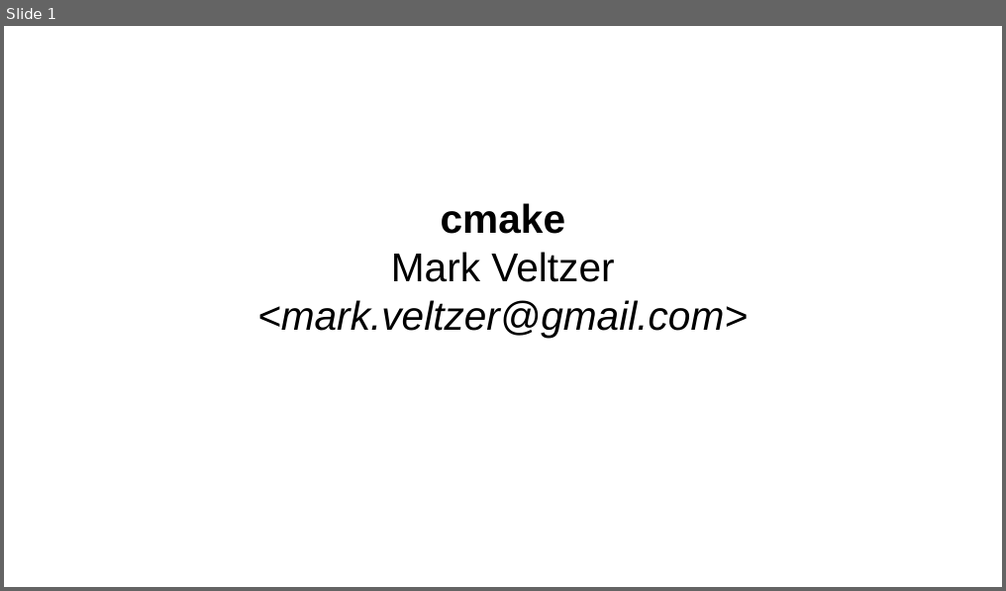
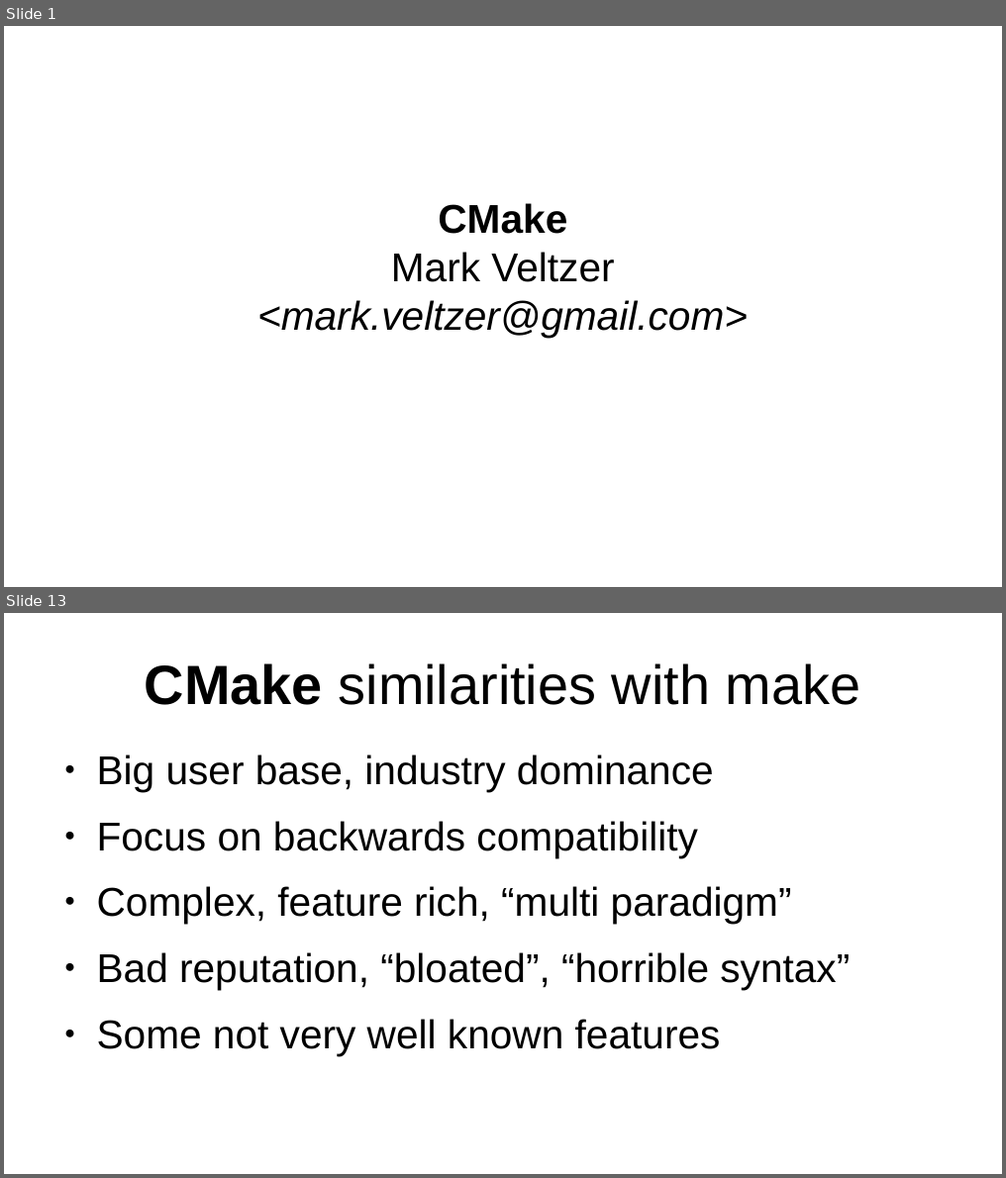
Before and after one commit to veltzer/teaching-slides, a slide deck: odp/cmake/cmake.odp. Shown one above the other, each under a label of ours: slide 1 before the commit, slides 1 and 13 after it; the slides between them are not shown. The pictures are 1006x591 and 1006x1178 pixels, drawn with LibreOffice and Linux fonts; fonts in the diff are those of the drawing. Boxes give left, top, right and bottom in pixels: in the first picture for what was removed or moved away, otherwise in the second. Text is boxed around its words. In the diff, an @@ line names an element or a change of style, - is before the commit and + after.

```diff
--- a/odp/cmake/cmake.odp
+++ b/odp/cmake/cmake.odp
@@ slide 13 added at (4,613,1002,1174), background #FFFFFF @@
@@ title added at (145,663,861,705), 44 pt, text #000000 @@
+CMake similarities with make
@@ text added at (97,755,849,1057), 32 pt, text #000000 @@
+● Big user base, industry dominance
+● Focus on backwards compatibility
+● Complex, feature rich, “multi paradigm”
+● Bad reputation, “bloated”, “horrible syntax”
+● Some not very well known features
@@ slide 1 changed as well @@
@@ text at (438,203,567,234): text changed @@
-cmake
+CMake
```
Also in this commit, not shown: 34 other slides added.
